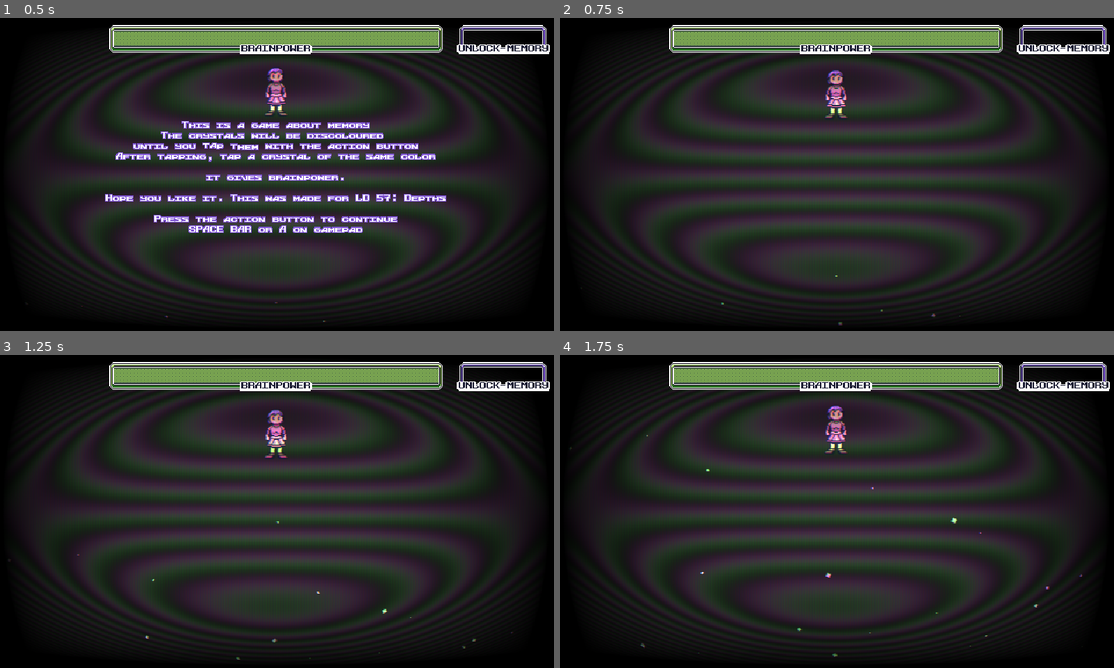
Above: before the commit, frames 1-4 (two rows, left to right).
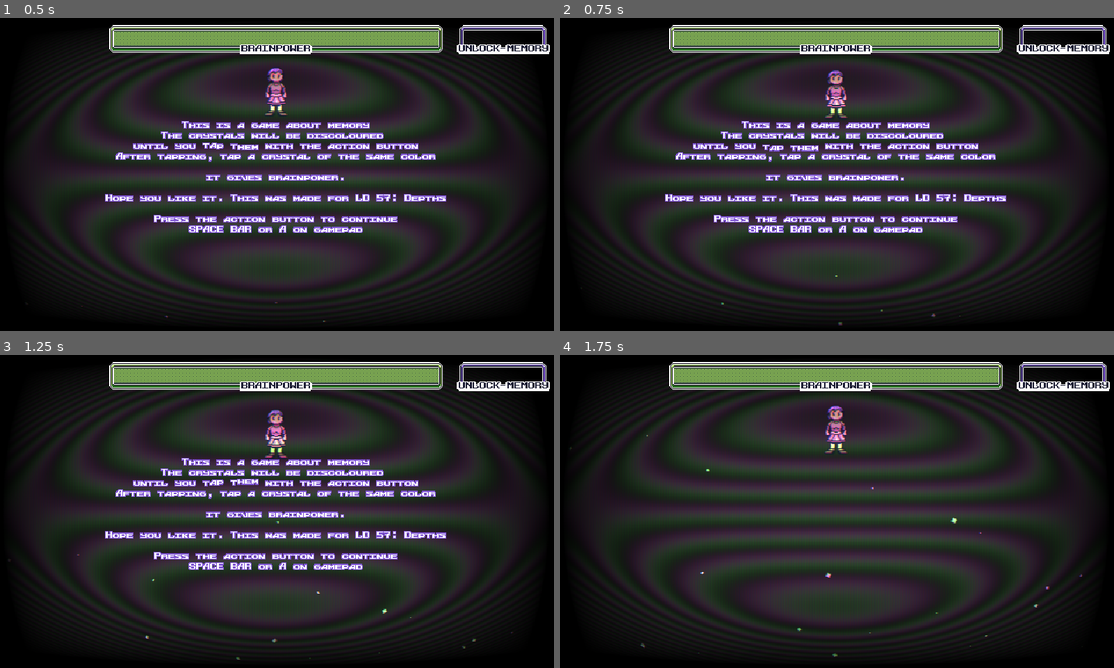
Above: after the commit, the same moments.

Repository: ConradoClark/ld57
Game: Godot game, scene res://scenes/main.tscn
Same seed, same stepped clock (60 frames per second), same inputs: the game is played once before the commit and once after it. Sound files missing from this copy of the repository are replaced by a short silence.
Inputs (mouse positions are in pixels of both pictures, inside the frame that each line leads up to):
- Up to frame 1 (0.5 s): no input
- Up to frame 2 (0.75 s): move the mouse to (958, 158) at 0.52 s; hold D (right) from 0.53 s (still down); tap Space (action) at 0.6 s
- Up to frame 3 (1.25 s): keep holding D (right)
- Up to frame 4 (1.75 s): move the mouse to (726, 527) at 1.27 s; release D (right) at 1.28 s; hold S (down) from 1.28 s (still down); tap Space (action) at 1.35 s

Frame 1 is identical in both runs. In frame 2, 5.5% of the frame differs, in the area x 18-81%, y 32-69%; in frame 3, 5.5%; in frame 4, nothing differs.

Commit message:
last time additions/fixes that I forgot to commit

Diff:
--- a/project.godot
+++ b/project.godot
@@ -35,6 +35,10 @@
 window/size/window_height_override=720
 window/stretch/mode="canvas_items"
 window/stretch/scale_mode="integer"
+
+[editor]
+
+export/convert_text_resources_to_binary=false
 
 [file_customization]
 
@@ -88,6 +92,7 @@
 "deadzone": 0.2,
 "events": [Object(InputEventKey,"resource_local_to_scene":false,"resource_name":"","device":-1,"window_id":0,"alt_press …(191 unchanged characters)…
 , Object(InputEventJoypadButton,"resource_local_to_scene":false,"resource_name":"","device":-1,"button_index":0,"pressure":0.0,"pressed":true,"script":null)
+, Object(InputEventMouseButton,"resource_local_to_scene":false,"resource_name":"","device":-1,"window_id":0,"alt_pressed":false,"shift_pressed":false,"ctrl_pressed":false,"meta_pressed":false,"button_mask":0,"position":Vector2(0, 0),"global_position":Vector2(0, 0),"factor":1.0,"button_index":1,"canceled":false,"pressed":false,"double_click":false,"script":null)
 ]
 }
 
--- a/scenes/objects/crystal.tscn
+++ b/scenes/objects/crystal.tscn
@@ -18,7 +18,7 @@
 shader_parameter/phase_speed = 15.0
 
 [sub_resource type="CircleShape2D" id="CircleShape2D_yeg1p"]
-radius = 26.0
+radius = 30.0167
 
 [sub_resource type="CircleShape2D" id="CircleShape2D_8e50l"]
 radius = 9.0
--- a/scenes/rooms/difficulty_3/four_colors_1.tscn
+++ b/scenes/rooms/difficulty_3/four_colors_1.tscn
@@ -7,13 +7,13 @@
 [ext_resource type="Script" uid="uid://nity5xbleckq" path="res://scripts/room/room_definition.gd" id="5_4gtk1"]
 [ext_resource type="PackedScene" uid="uid://572ryitg5ay4" path="res://scenes/objects/crystal_marker.tscn" id="6_tbk2f"]
 
-[sub_resource type="Resource" id="Resource_ngkqy"]
+[sub_resource type="Resource" id="Resource_l3cch"]
 script = ExtResource("5_4gtk1")
-min_colors = 3
-max_colors = 3
+min_colors = 4
+max_colors = 4
 metadata/_custom_type_script = "uid://nity5xbleckq"
 
-[node name="ThreeColors_1" type="Node2D"]
+[node name="FourColors_1" type="Node2D"]
 y_sort_enabled = true
 script = ExtResource("1_l3cch")
 metadata/_custom_type_script = "uid://602p1o26m2d6"
@@ -40,7 +40,7 @@
 script = ExtResource("4_xxrf8")
 ground_layer = NodePath("../Ground")
 wall_layer = NodePath("../Walls")
-definition = SubResource("Resource_ngkqy")
+definition = SubResource("Resource_l3cch")
 metadata/_custom_type_script = "uid://du1n0sjbae48l"
 
 [node name="CrystalMarker" parent="." instance=ExtResource("6_tbk2f")]
@@ -60,3 +60,9 @@
 
 [node name="CrystalMarker5" parent="." instance=ExtResource("6_tbk2f")]
 position = Vector2(0, 64)
+
+[node name="CrystalMarker7" parent="." instance=ExtResource("6_tbk2f")]
+position = Vector2(-96, 0)
+
+[node name="CrystalMarker8" parent="." instance=ExtResource("6_tbk2f")]
+position = Vector2(96, 0)
--- a/scripts/character/player.gd
+++ b/scripts/character/player.gd
@@ -99,17 +99,18 @@
   while brainpower > 0:
     await get_tree().process_frame
   brain_pellet_transfer.stop()
+  MusicManager.load_songs()
   SoundManager.stop_sound(sound)
   await get_tree().create_timer(1.).timeout
   recover_brain(max_brainpower)
   PlayerEvents.on_brainpower_transfer.emit()
-  if memory >= max_memory:
+  if is_equal_approx(memory, max_memory):
+    print("memory:" + str(memory))
     MusicManager.change_song(MusicManager.GAME_SONG_1)
     PlayerEvents.on_memory_unlock.emit()
     await PlayerEvents.on_memory_picked
-    pass
-    #upgrades
   else:
+    print("memory:" + str(memory))
     PlayerEvents.on_ready_to_next_level.emit()
 
 func _spawn_transfer_brain_pellet():
--- a/scripts/core/sound_manager.gd
+++ b/scripts/core/sound_manager.gd
@@ -18,6 +18,9 @@
     music.play()
 
 func swap_music(song: AudioStream):
+  if song and not music.playing:
+    music.stream = song
+    music.play()
   if song == music.stream: return
   var current = music.get_playback_position()
   music.stream = song
--- a/scripts/room/room_spawner.gd
+++ b/scripts/room/room_spawner.gd
@@ -29,6 +29,7 @@
 
 func _on_endless_mode():
   endless_mode = true
+  timer.start()
   load_level()
 
 func _on_game_over():
--- a/scripts/ui/memory_card_menu.gd
+++ b/scripts/ui/memory_card_menu.gd
@@ -30,6 +30,7 @@
   card_description.text = card.definition.description
 
 func show_menu():
+  print("should show menu")
   screen.visible = true
   mem_unlocked.visible = true
   pick_memory.visible = true
@@ -52,6 +53,7 @@
     var middle = (len(memories)/2)
     cards[middle].select()
   else:
+    print("going out")
     screen.visible = false
     PlayerEvents.on_ready_to_next_level.emit()
 
--- a/scripts/ui/tutorial.gd
+++ b/scripts/ui/tutorial.gd
@@ -9,6 +9,10 @@
 func _ready():
   Globals.player.controller.input_blocker.block("tutorial")
   screen.visible = true
+  wait.call_deferred()
+
+func wait():
+  await get_tree().create_timer(1.).timeout
   wait_input = true
 
 func _process(delta):
--- a/scripts/upgrades/actions/ice_cream_crave.gd
+++ b/scripts/upgrades/actions/ice_cream_crave.gd
@@ -1,4 +1,4 @@
 extends UpgradeAction
 
 func run():
-  Globals.player.recover_factor += 0.1
+  Globals.player.recover_factor += 0.4
--- a/scripts/upgrades/actions/the_zoo.gd
+++ b/scripts/upgrades/actions/the_zoo.gd
@@ -1,4 +1,4 @@
 extends UpgradeAction
 
 func run():
-  Globals.player.memory_conversion_factor += .1
+  Globals.player.memory_conversion_factor += .4
--- a/scripts/upgrades/upgrade_compendium.gd
+++ b/scripts/upgrades/upgrade_compendium.gd
@@ -12,13 +12,16 @@
   if loaded: return
   for file_name in DirAccess.get_files_at(actions_folder):
     if file_name.ends_with("uid"): continue
+    if file_name.ends_with("remap"): continue
     prefetched_upgrades[file_name] = load(actions_folder+file_name)
   for file_name in DirAccess.get_files_at(upgrades_folder):
     if file_name.ends_with("uid"): continue
+    if file_name.ends_with("remap"): continue
     prefetched_definitions[file_name] = load(upgrades_folder+file_name)
   loaded = true
   for key in prefetched_definitions:
     var definition = prefetched_definitions[key] as UpgradeDefinition
+    if not definition: continue
     if definition.is_evolution: continue
     if available_upgrades.has(definition.available_from_difficulty):
       available_upgrades[definition.available_from_difficulty].append(definition)
Binary file added: banner_itch.aseprite
Binary file added: banner_itch.png
Binary file added: cover.aseprite
Binary file added: cover.png
Not shown, added: cover.png.import
Binary file added: cover_ldjam.png
Not shown, added: cover_ldjam.png.import
Not shown, changed: sound/songs/game_song_2.ogg.import
Not shown, changed: sound/sfx/wrong.ogg
